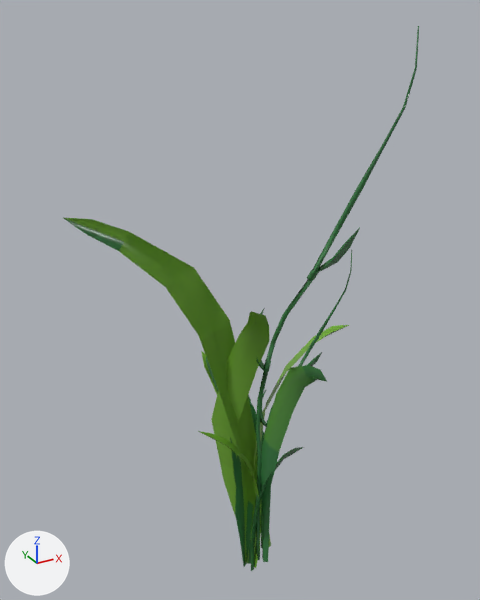
The glTF model 3D-Anim/assets/models/glbs/grass.glb as it was, and as the next commit left it.
Both versions are drawn from a camera (50 mm lens) standing at (-1.66, -2.9, 3.4) and looking at (-0.11, -0.06, 1.99). The lights are fixed; the arrows at lower left show +X, +Y and +Z.

Before the edit, the objects in view are built like this:
```python
me_plane_003 = bpy.data.meshes.new('Plane.003')
me_plane_003.from_pydata(...)  # 149 vertices, 264 faces; spans x -0.87..0.34, y -0.75..0.44, z 0.05..3.34
me_plane_003.materials.append(mat_palette)  # picture img_ct_pallete_png
me_plane_004 = bpy.data.meshes.new('Plane.004')
me_plane_004.from_pydata(...)  # 173 vertices, 292 faces; spans x -0.87..0.27, y -0.81..0.44, z 0.05..2.41
me_plane_004.materials.append(mat_palette)  # picture img_ct_pallete_png
me_plane_005 = bpy.data.meshes.new('Plane.005')
me_plane_005.from_pydata(...)  # 48 vertices, 56 faces; spans x -0.315..0.169, y -0.101..0.438, z 0.039..1.45
me_plane_005.materials.append(mat_palette)  # picture img_ct_pallete_png
me_plane_006 = bpy.data.meshes.new('Plane.006')
me_plane_006.from_pydata(...)  # 48 vertices, 56 faces; spans x -0.23..0.53, y -0.39..0.2, z 0.06..2.08
me_plane_006.materials.append(mat_palette)  # picture img_ct_pallete_png
ob_grass_001 = bpy.data.objects.new('grass.001', me_plane_006)
ob_grass_001.location = (0.0, 0.0, 0.0)
ob_grass_004 = bpy.data.objects.new('grass.004', me_plane_003)
ob_grass_004.location = (0.0, 0.0, 0.0)
ob_grass_005 = bpy.data.objects.new('grass.005', me_plane_004)
ob_grass_005.location = (0.0, 0.0, 0.0)
ob_grass_006 = bpy.data.objects.new('grass.006', me_plane_005)
ob_grass_006.location = (0.0, 0.0, 0.0)
# also in view: 'grass.003' at (0.05, 0.1, 0.76)
```
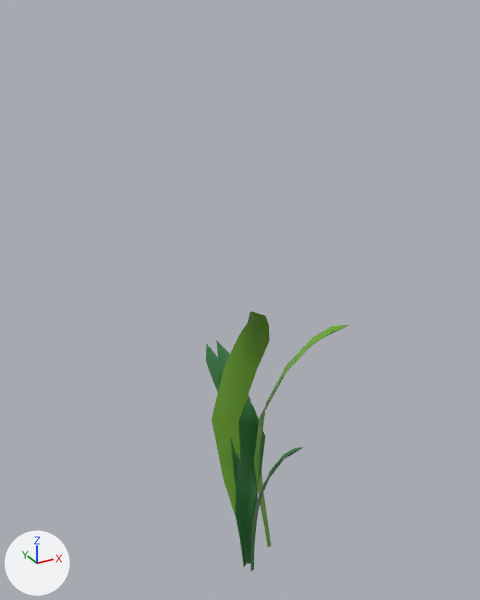
Edits to the bpy script that builds the scene:
```text
Remove ob_grass_006:
    ob_grass_006 = bpy.data.objects.new('grass.006', me_plane_005)
    ob_grass_006.location = (0.0, 0.0, 0.0)
Remove ob_grass_005:
    ob_grass_005 = bpy.data.objects.new('grass.005', me_plane_004)
    ob_grass_005.location = (0.0, 0.0, 0.0)
Remove ob_grass_004:
    ob_grass_004 = bpy.data.objects.new('grass.004', me_plane_003)
    ob_grass_004.location = (0.0, 0.0, 0.0)
```

Where the change shows, as pixel boxes [x1, y1, x2, y2] in the pictures (480 x 600 px):
'grass.004', deleted (green): before [64, 26, 419, 562]
'grass.005', deleted (green): before [260, 250, 352, 562]
'grass.006', deleted (green): before [198, 351, 261, 568]
